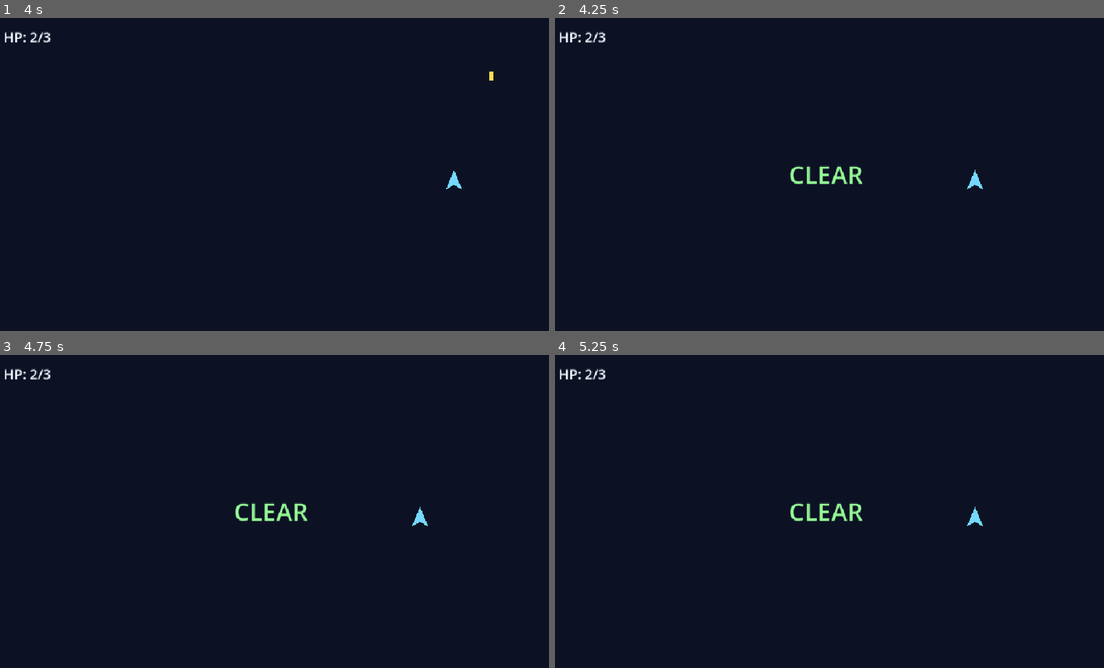
Above: before the commit, frames 1-4 (two rows, left to right).
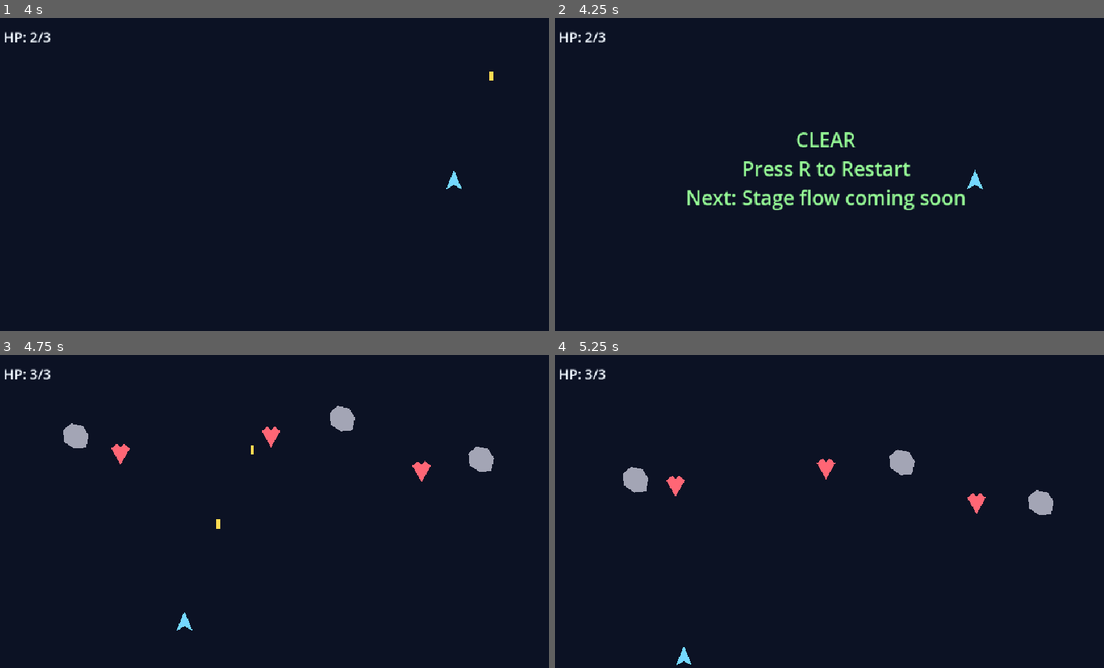
Above: after the commit, the same moments.

Repository: Drew-Z/game-next-spacewar
Game: Godot game, scene res://scenes/main.tscn
Same seed, same stepped clock (60 frames per second), same inputs: the game is played once before the commit and once after it.
Inputs:
- Up to frame 1 (4 s): tap Enter (ui_accept) at 0.5, 0.77, 1.52, 3.02, 3.77 s; hold Right (ui_right) 0.53-1.28 s; tap R at 0.6, 2.1, 3.6 s; hold Down (ui_down) 1.28-2.03 s; tap Space at 1.35, 2.85 s; hold Right (ui_right) 2.03-2.78 s; hold Up (ui_up) 2.78-3.53 s; hold Left (ui_left) from 3.53 s (still down)
- Up to frame 2 (4.25 s): keep holding Left (ui_left)
- Up to frame 3 (4.75 s): keep holding Left (ui_left); tap R at 4.25 s; tap Space at 4.35 s; tap Enter (ui_accept) at 4.52 s
- Up to frame 4 (5.25 s): release Left (ui_left) at 5.03 s; hold Down (ui_down) from 5.03 s (still down); tap R at 5.1 s

Frame 1 is identical in both runs. In frame 2, 2.4% of the frame differs, in the area x 24-75%, y 36-62%; in frame 3, 1.8%; in frame 4, 1.8%.

Commit message:
feat(flow): add post-run status prompts

Diff:
--- a/scenes/main.tscn
+++ b/scenes/main.tscn
@@ -47,24 +47,24 @@
 
 [node name="ClearLabel" type="Label" parent="HUD"]
 visible = false
-offset_left = 260.0
-offset_top = 200.0
-offset_right = 700.0
-offset_bottom = 340.0
+offset_left = 180.0
+offset_top = 150.0
+offset_right = 780.0
+offset_bottom = 370.0
 theme_override_colors/font_color = Color(0.584314, 0.976471, 0.584314, 1)
-theme_override_font_sizes/font_size = 42
-text = "CLEAR"
+theme_override_font_sizes/font_size = 34
+text = "CLEAR\nPress R to Restart\nNext: Stage flow coming soon"
 horizontal_alignment = 1
 vertical_alignment = 1
 
 [node name="FailLabel" type="Label" parent="HUD"]
 visible = false
-offset_left = 300.0
-offset_top = 200.0
-offset_right = 660.0
-offset_bottom = 340.0
+offset_left = 180.0
+offset_top = 150.0
+offset_right = 780.0
+offset_bottom = 370.0
 theme_override_colors/font_color = Color(1, 0.521569, 0.521569, 1)
-theme_override_font_sizes/font_size = 42
-text = "FAIL\nPress R to Restart"
+theme_override_font_sizes/font_size = 34
+text = "FAIL\nPress R to Restart\nNext: Retry flow coming soon"
 horizontal_alignment = 1
 vertical_alignment = 1
--- a/scripts/main.gd
+++ b/scripts/main.gd
@@ -23,6 +23,8 @@
 	is_failed = false
 	clear_label.visible = false
 	fail_label.visible = false
+	clear_label.text = "CLEAR\nPress R to Restart\nNext: Stage flow coming soon"
+	fail_label.text = "FAIL\nPress R to Restart\nNext: Retry flow coming soon"
 	_on_player_health_changed(player.current_health, player.max_health)
 	_connect_clear_targets()
 
@@ -38,7 +40,7 @@
 
 
 func _unhandled_input(event: InputEvent) -> void:
-	if not is_failed:
+	if not (is_failed or is_cleared):
 		return
 	if event is InputEventKey and event.pressed and not event.echo and event.physical_keycode == KEY_R:
 		get_tree().call_deferred("reload_current_scene")
Not shown, changed: README.md
Not shown, changed: docs/roadmap.md
Not shown, changed: docs/task-board.md
Not shown, changed: docs/test-checklist.md
